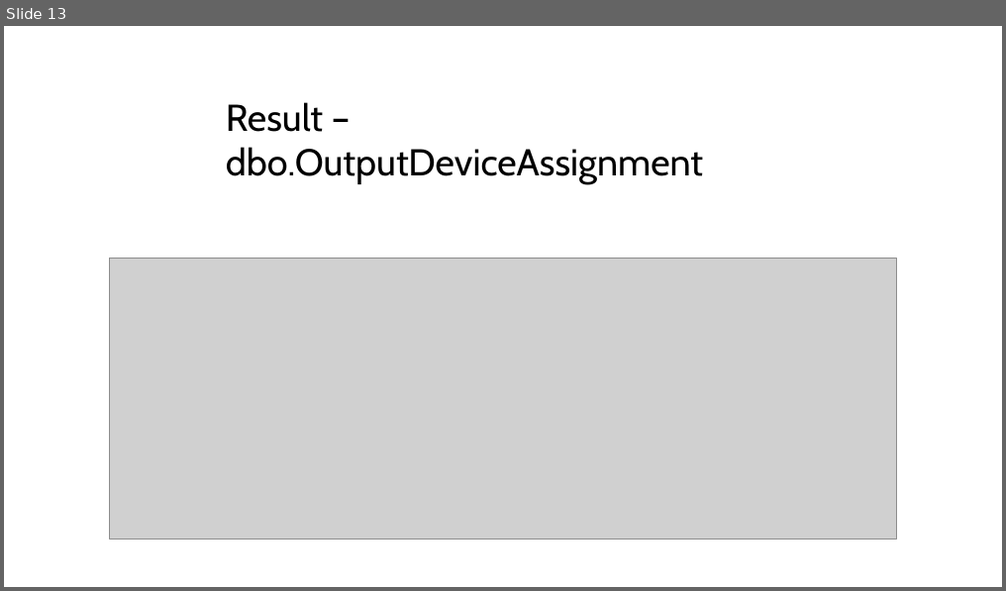
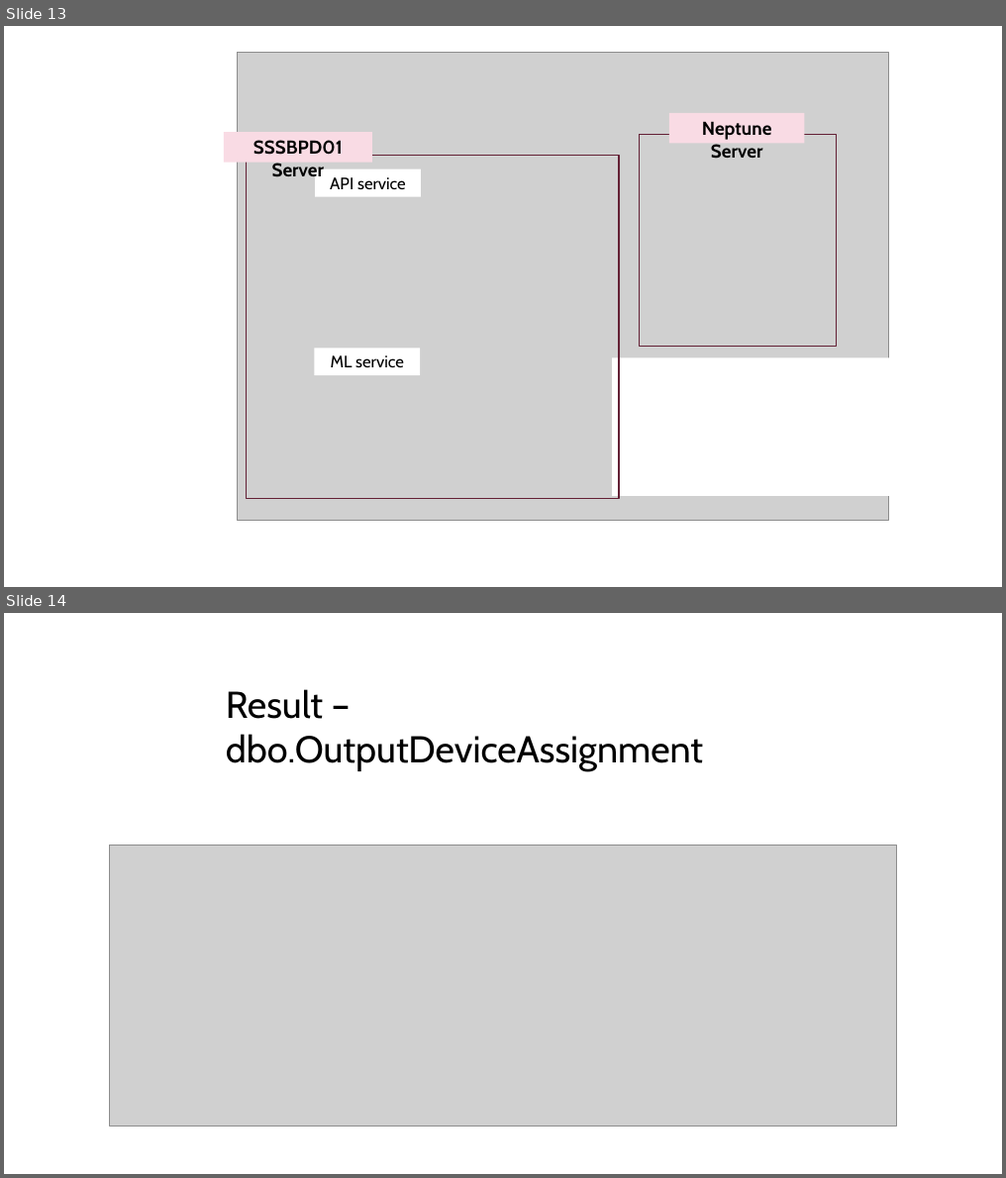
Before and after one commit to Syaziyah30/DeviceCluster, a slide deck: 1.training_model/supplementary/Device Identifier 20260717.pptx. Shown one above the other, each under a label of ours: slide 13 before the commit, slides 13 and 14 after it. The pictures are 1006x591 and 1006x1178 pixels, drawn with LibreOffice and Linux fonts; fonts in the diff are those of the drawing; grey boxes stand for pictures. Boxes give left, top, right and bottom in pixels: in the first picture for what was removed or moved away, otherwise in the second. Text is boxed around its words. In the diff, an @@ line names an element or a change of style, - is before the commit and + after.

```diff
--- a/1.training_model/supplementary/Device Identifier 20260717.pptx
+++ b/1.training_model/supplementary/Device Identifier 20260717.pptx
@@ slide 13 added at [4, 26, 1002, 587], background #FFFFFF @@
@@ picture added at [237, 52, 889, 520] @@
@@ rectangle added at [669, 113, 805, 143], fill #F9DBE4, 18 pt, text #000000, bold @@
+Neptune Server
@@ rectangle added at [224, 132, 372, 163], fill #F9DBE4, 18 pt, text #000000, bold @@
+SSSBPD01 Server
@@ rectangle added at [640, 135, 837, 347], outline #632135 1.25 pt @@
@@ rectangle added at [247, 156, 620, 499], outline #632135 1.25 pt @@
@@ rectangle added at [315, 169, 421, 196], fill #FFFFFF, 16 pt, text #000000 @@
+API service
@@ rectangle added at [314, 348, 420, 375], fill #FFFFFF, 16 pt, text #000000 @@
+ML service
@@ rectangle added at [612, 359, 927, 496], fill #FFFFFF @@
@@ what was slide 13 is now slide 14 @@
```
Also in this commit, not shown: 1 slide changed.
